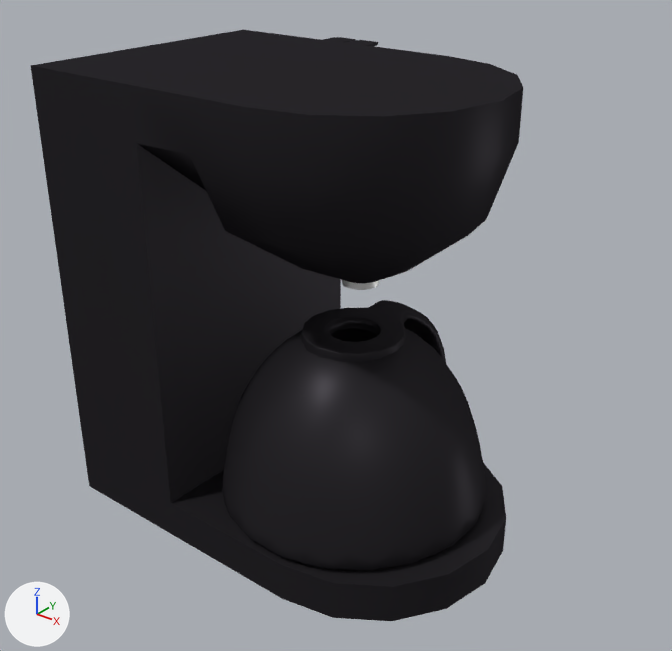
Before and after pictures for a commit that changed the Blender file 01-Models/dm-coffe2.blend.
The view is the same before and after, from a camera (50 mm lens) standing at (3.51, -4.61, 4.45) and looking at (-0.24, 0.09, 1.54). The lights are fixed; the arrows at lower left show +X, +Y and +Z.

Names of what the first picture shows: 'Cube', 'Kanne', 'griff'.
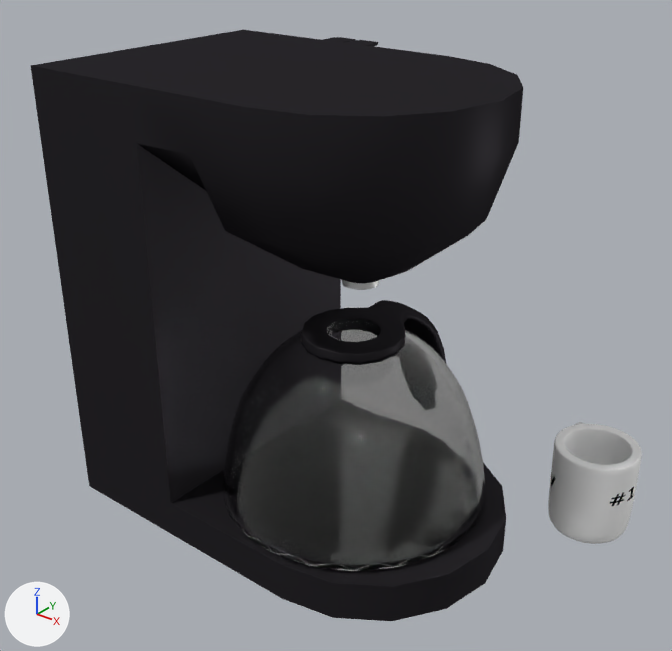
Location of each change, [x1, y1, x2, y2] in pixels of the pictures (672 x 651 px):
```json
{"object": "Kanne", "change": "recoloured", "before": [223, 321, 485, 571], "after": [223, 321, 485, 571], "on screen": "black to grey"}
{"object": "Cylinder", "change": "added", "after": [548, 422, 642, 544]}
```

Edits to the scene script, one JSON object a line:
```json
{"op": "add", "block": "img_dm_coffe_cup_png", "code": ["img_dm_coffe_cup_png = load_image('dm-coffe-cup.png', '../02-Textures/dm-coffe-cup.png', 1024, 1024, 'sRGB')"]}
{"op": "add", "block": "mat_glass", "code": ["mat_glass = bpy.data.materials.new('glass')", "mat_glass.use_nodes = True; mat_glass.node_tree.nodes.clear()", "_N = mat_glass.node_tree.nodes; _L = mat_glass.node_tree.links", "n0 = _N.new('ShaderNodeOutputMaterial'); n0.name = 'Material Output'", "n1 = _N.new('ShaderNodeBsdfGlass'); n1.name = 'Glass BSDF'", "n1.distribution = 'BECKMANN'", "n1.inputs[2].default_value = 1.45  # 'IOR'", "_L.new(n1.outputs[0], n0.inputs[0])  # 'BSDF' to 'Surface'"]}
{"op": "add", "block": "mat_material_001", "code": ["mat_material_001 = bpy.data.materials.new('Material.001')", "# uses the picture img_dm_coffe_cup_png"]}
{"block": "me_icosphere", "where": "me_icosphere.from_pydata(...)  # 110 vertices, 176 faces; spans x -1.0..1.0, y -1.0..1.0, z -0.36..0.95"}
{"op": "remove", "block": "me_icosphere", "code": "me_icosphere.materials.append(mat_machine)"}
{"op": "add", "block": "me_icosphere", "code": "me_icosphere.materials.append(mat_glass)"}
{"op": "add", "block": "me_cylinder_001", "code": ["me_cylinder_001 = bpy.data.meshes.new('Cylinder.001')", "me_cylinder_001.from_pydata(...)  # 76 vertices, 68 faces; spans x 0.99..1.734, y 0.759..1.578, z -0.003..0.687", "me_cylinder_001.polygons.foreach_set('use_smooth', [True] * 68)", "me_cylinder_001.materials.append(mat_material_001)"]}
{"op": "add", "block": "ob_cylinder", "code": ["ob_cylinder = bpy.data.objects.new('Cylinder', me_cylinder_001)", "ob_cylinder.location = (0.0, 0.0, 0.0)", "_m = ob_cylinder.modifiers.new('Subsurf', 'SUBSURF')"]}
```
